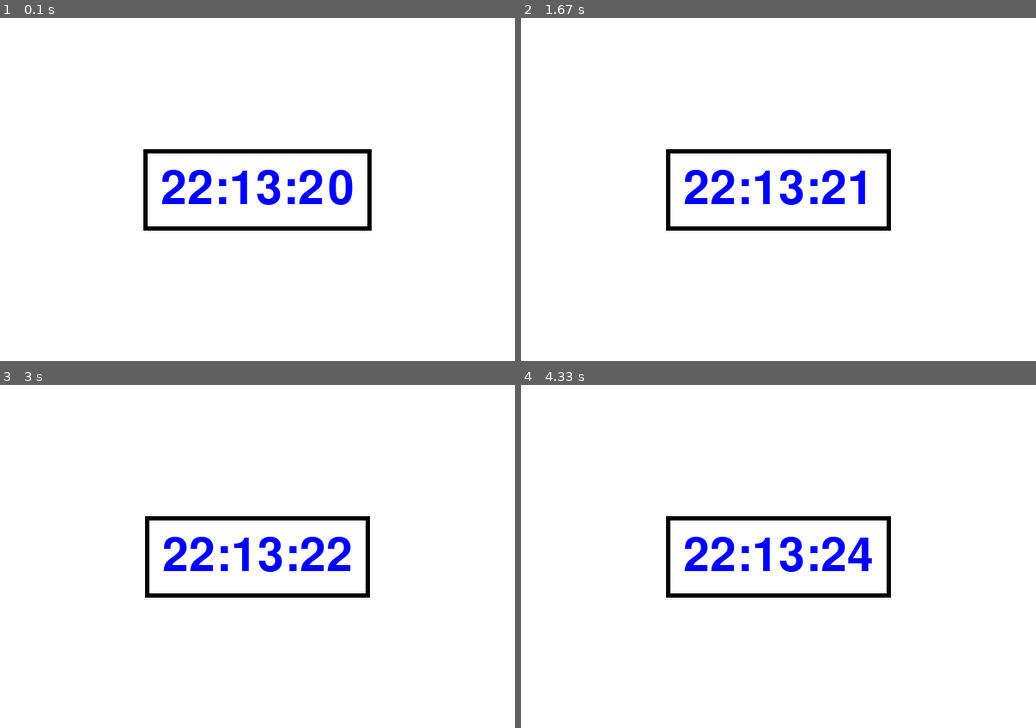
Above: before the commit, frames 1-4 (two rows, left to right).
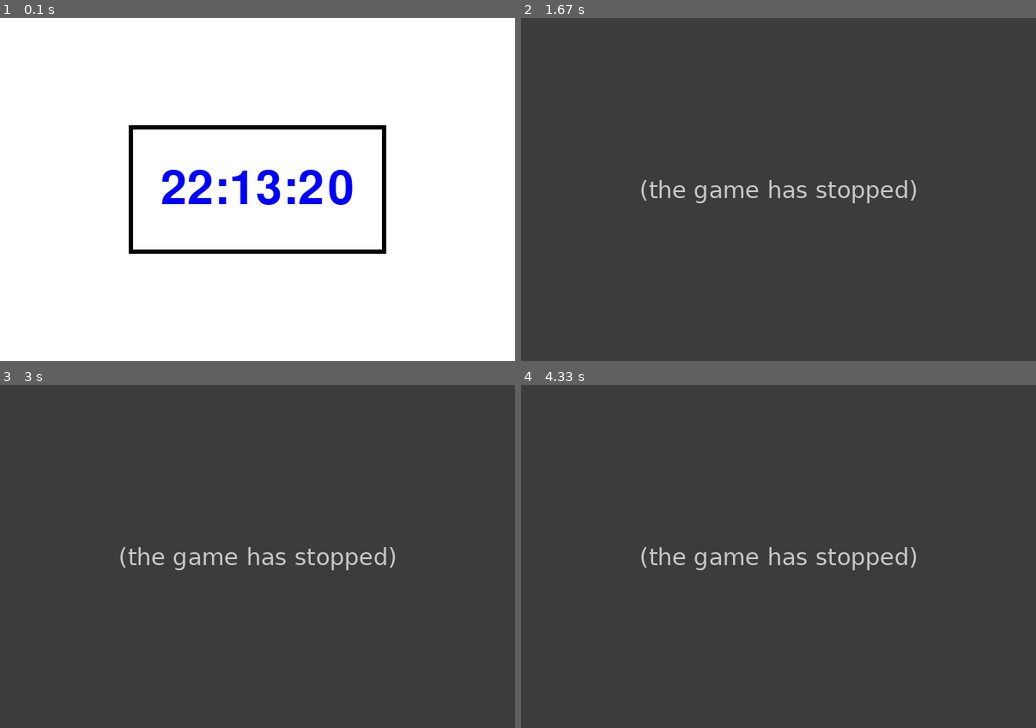
Above: after the commit, the same moments.

Repository: DDjog/NewTasks
Game: pygame game, started from pygameDigitalClock2.py
Two runs of this game, one before a commit and one after it. Both use one fixed random seed, a clock stepped at 60 frames per second and the inputs below.
Inputs:
- Up to frame 1 (0.1 s): no input
- Up to frame 2 (1.67 s): hold Esc 0.33-0.8 s
- Up to frame 3 (3 s): no input
- Up to frame 4 (4.33 s): no input

The runs differ from the first frame. In frame 1, 3.3% of the frame differs, in the area x 25-75%, y 31-69%; in frame 2, 100%, in the area x 0-100%, y 0-100%; in frame 3, 100%; in frame 4, 100%.
After the commit the program exited at 1 s; later frames show no game.

Commit message:
DigitalClock2 added

Diff:
--- a/pygameDigitalClock2.py
+++ b/pygameDigitalClock2.py
@@ -15,9 +15,11 @@
 alarm = False
 
 
-def draw_time(alarm):
-    current_time = time.strftime("%H:%M:%S")
-
+def draw_time(alarm, blink):
+    if alarm and blink:
+        current_time = time.strftime("%H %M %S")
+    else:
+        current_time = time.strftime("%H:%M:%S")
     if alarm:
         screen.fill('red')
         text_color = 'yellow'
@@ -27,8 +29,11 @@
         return
 
     time_render = font.render(current_time, True, text_color)
-    time_rect = time_render.get_rect(center=center)
-    pygame.draw.rect(screen, 'black', time_rect.inflate(40,40), 5)
+    time_rect = time_render.get_rect()
+    fixed_rect = pygame.Rect(0, 0, 300, 150)
+    fixed_rect.center = center
+    time_rect.center = fixed_rect.center
+    pygame.draw.rect(screen, 'black', fixed_rect, 5)
     screen.blit(time_render, time_rect)
 
 
@@ -36,7 +41,7 @@
     global blink, alarm
 
     current_time = time.strftime("%H:%M:%S")
-    alarm_time = "19:35:50"
+    alarm_time = "20:02:30"
 
     if current_time == alarm_time:
         if not alarm:
@@ -44,10 +49,9 @@
             alarm = True
     if alarm:
         blink = not blink
-        if blink:
-            draw_time(alarm=blink)
+        draw_time(alarm=True, blink=blink)
     else:
-        draw_time(alarm=False)
+        draw_time(alarm=False, blink=blink)
 
 
 running = True
@@ -55,6 +59,14 @@
     for event in pygame.event.get():
         if event.type == pygame.QUIT:
             running = False
+        elif event.type == pygame.KEYDOWN:
+            if event.key == pygame.K_ESCAPE:
+                running = False
+        if event.type == pygame.KEYDOWN:
+            if event.key == pygame.K_SPACE:
+                alarm = not alarm
+                pygame.mixer.Sound.stop(alarm_sound)
+
 
     screen.fill('white')
 
Binary file added: flaga.png
Empty file added: test.py
